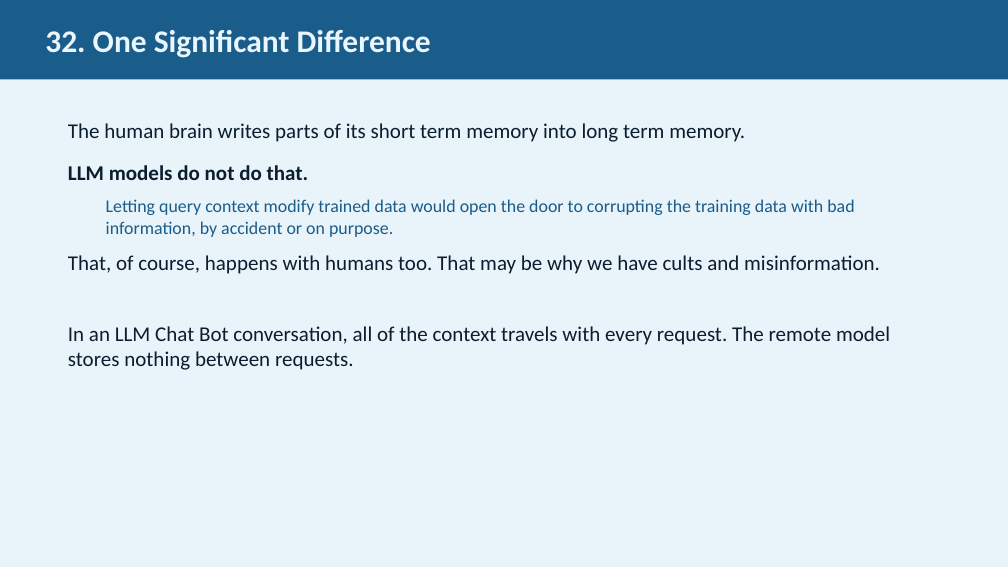
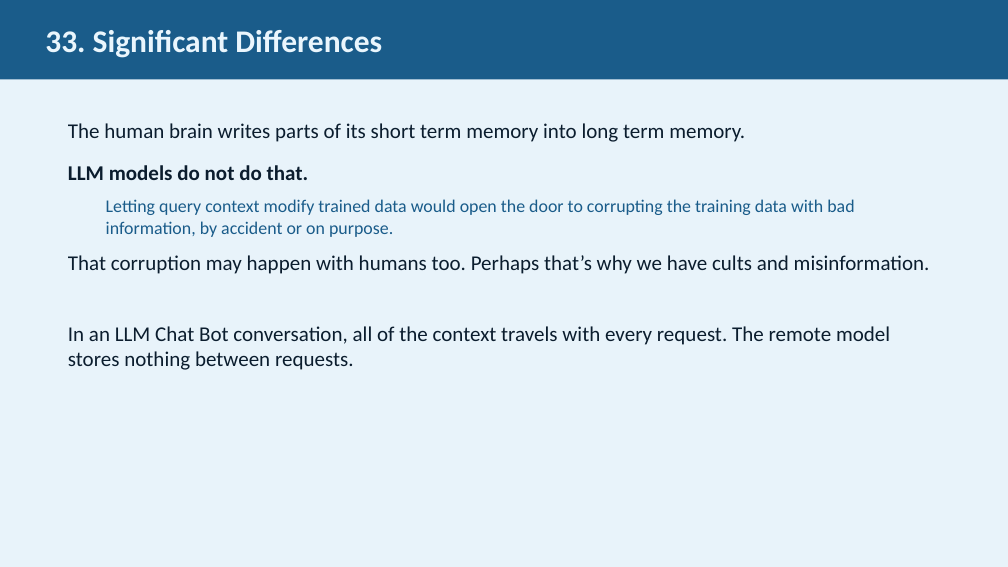
Before and after one commit to JimFawcett/NewSite, a slide deck: slide 33 of AI Presentation 2026/AI_Presentation.pptx (slide 32 before the commit). Drawn at 1008x567 pixels with LibreOffice and Linux fonts; fonts in the diff are those of the drawing. Boxes give left, top, right and bottom in pixels: in the first picture for what was removed or moved away, otherwise in the second. Text is boxed around its words. In the diff, an @@ line names an element or a change of style, - is before the commit and + after.

```diff
--- a/AI Presentation 2026/AI_Presentation.pptx
+++ b/AI Presentation 2026/AI_Presentation.pptx
@@ text in rectangle at [45,30,382,58]: text changed @@
-32. One Significant Difference
+33. Significant Differences
@@ text at [68,255,930,274]: text changed @@
-That, of course, happens with humans too. That may be why we have cults and misinformation.
+That corruption may happen with humans too. Perhaps that’s why we have cults and misinformation.
```
Also in this commit, not shown: 31 other slides changed, 2 slides added.
